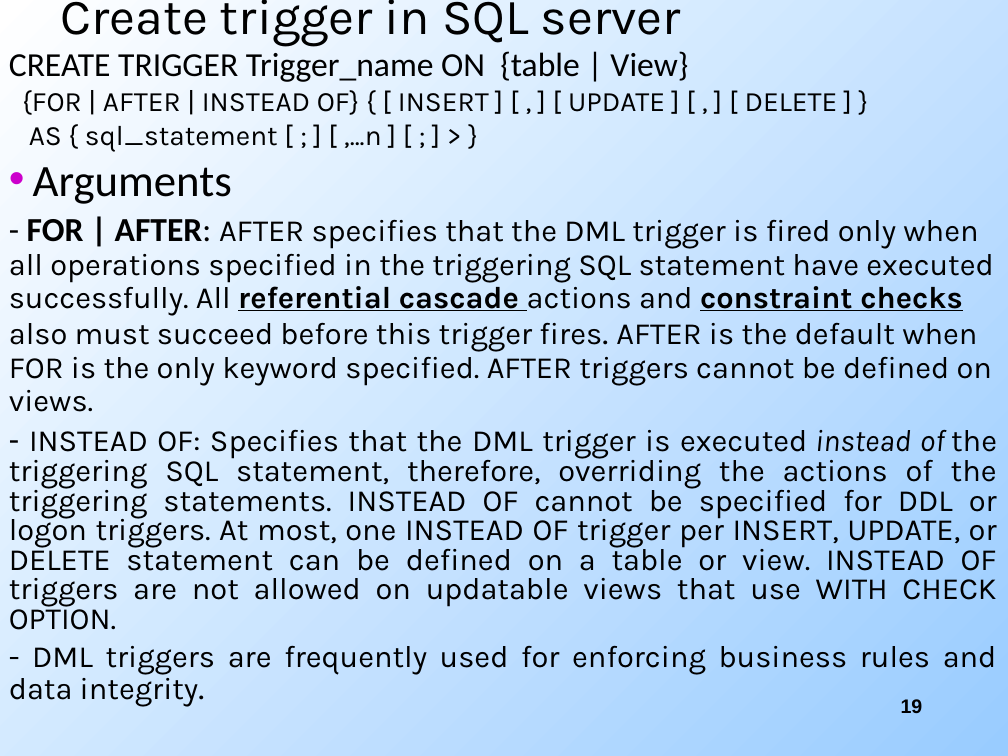
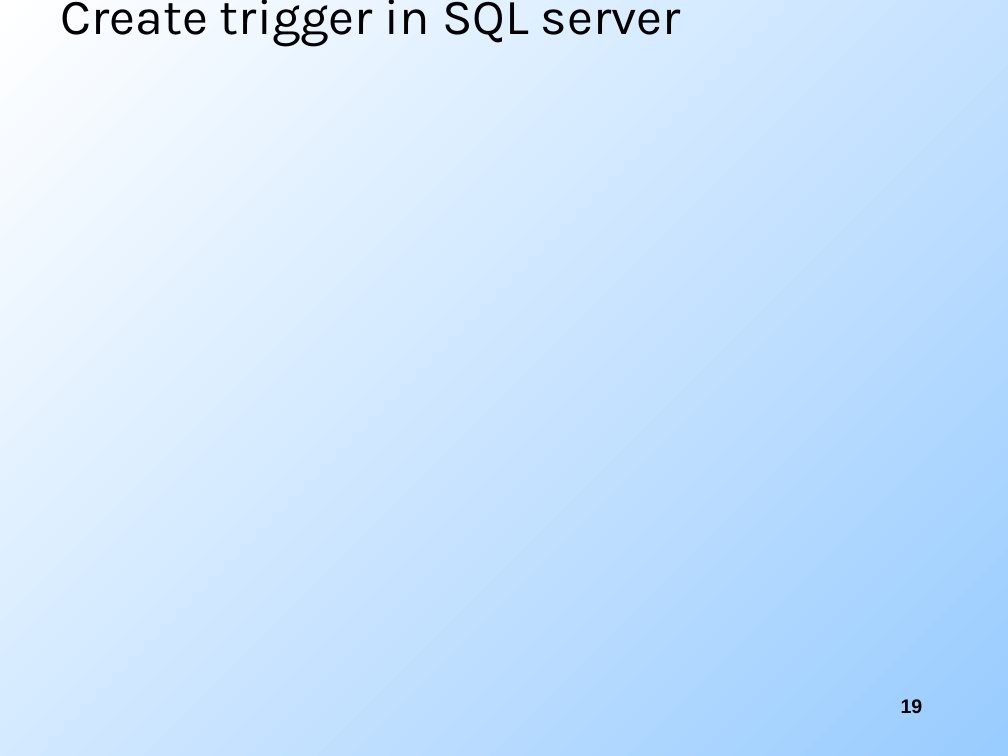
Before and after one commit to cogi2996/DATABASE-MANAGEMENT-SYSTEM, a slide deck: slide 19 of chương 2/Ch02_Constraints_Triggers_View (4).ppt. Drawn at 1008x756 pixels with LibreOffice and Linux fonts; fonts in the diff are those of the drawing; background and template pictures are left out. Boxes give left, top, right and bottom in pixels: in the first picture for what was removed or moved away, otherwise in the second. Text is boxed around its words. In the diff, an @@ line names an element or a change of style, - is before the commit and + after.

```diff
--- a/chương 2/Ch02_Constraints_Triggers_View (4).ppt
+++ b/chương 2/Ch02_Constraints_Triggers_View (4).ppt
@@ text removed at [9, 51, 997, 706] @@
-CREATE TRIGGER Trigger_name ON {table | View}
-{FOR | AFTER | INSTEAD OF} { [ INSERT ] [ , ] [ UPDATE ] [ , ] [ DELETE ] }
-AS { sql_statement [ ; ] [ ,...n ] [ ; ] > }
-• Arguments
-- FOR | AFTER: AFTER specifies that the DML trigger is fired only when all operations specified in the triggering SQL statement have executed successfully. All referential cascade actions and constraint checks also must succeed before this trigger fires. AFTER is the default when FOR is the only keyword specified. AFTER triggers cannot be defined on views.
-- INSTEAD OF: Specifies that the DML trigger is executed instead of the triggering SQL statement, therefore, overriding the actions of the triggering statements. INSTEAD OF cannot be specified for DDL or logon triggers. At most, one INSTEAD OF trigger per INSERT, UPDATE, or DELETE statement can be defined on a table or view. INSTEAD OF triggers are not allowed on updatable views that use WITH CHECK OPTION.
-- DML triggers are frequently used for enforcing business rules and data integrity.
```
Also in this commit, not shown: 3 other slides changed, 2 slides added, 2 slides removed, 9 other files.
